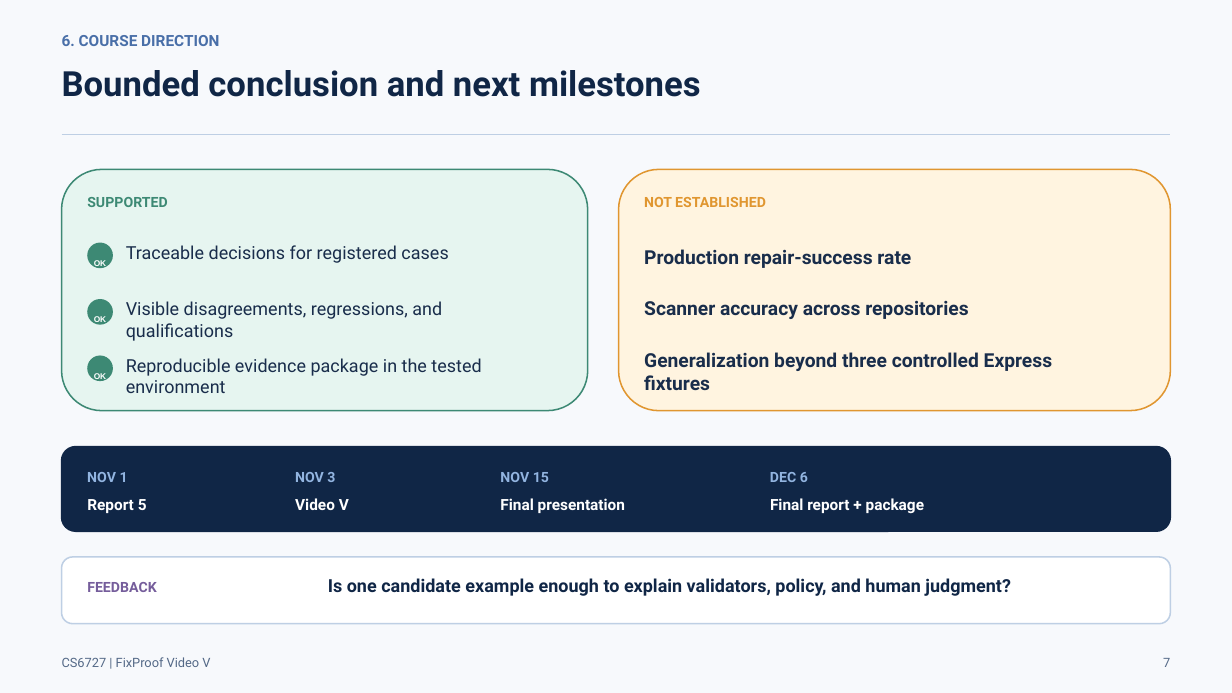
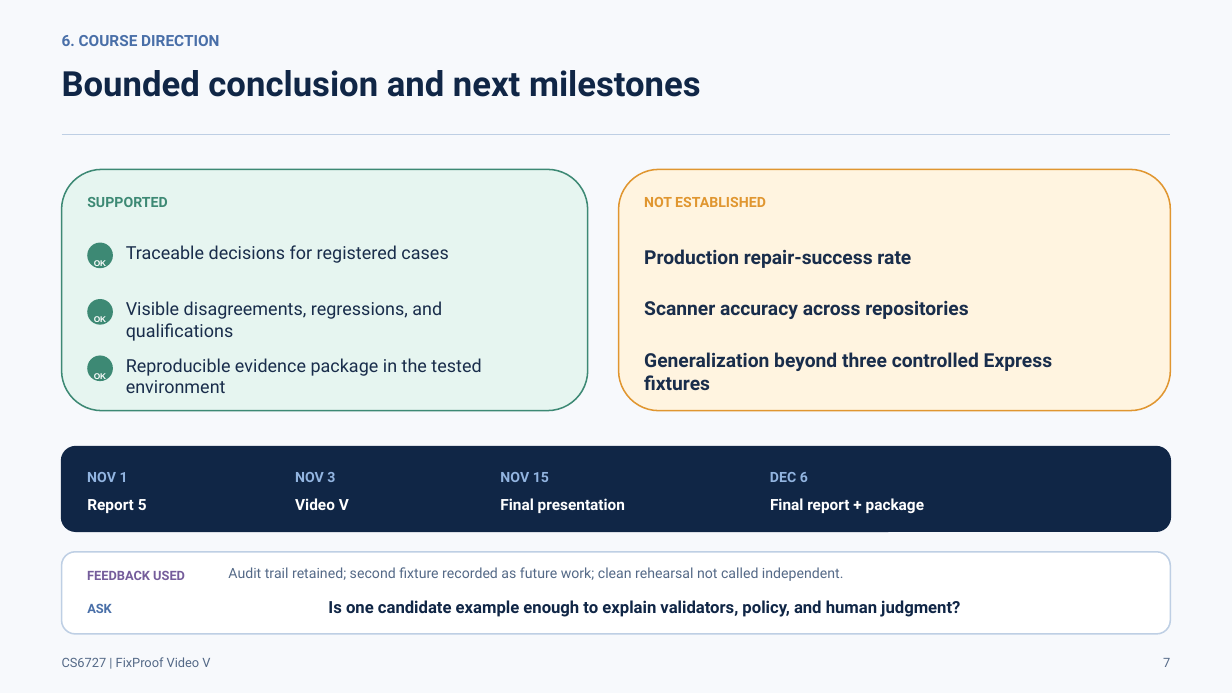
Before and after one commit to ttran97/fixproof, a slide deck: slide 7 of docs/coursework/review-2026-10-25/FixProof - Video V - Final Evidence Checkpoint.pptx. Drawn at 1232x693 pixels with LibreOffice and Linux fonts; fonts in the diff are those of the drawing. Boxes give left, top, right and bottom in pixels: in the first picture for what was removed or moved away, otherwise in the second. Text is boxed around its words. In the diff, an @@ line names an element or a change of style, - is before the commit and + after.

```diff
--- a/docs/coursework/review-2026-10-25/FixProof - Video V - Final Evidence Checkpoint.pptx
+++ b/docs/coursework/review-2026-10-25/FixProof - Video V - Final Evidence Checkpoint.pptx
@@ rounded rectangle: place and size @@
-rounded rectangle at [62,557,1171,624]
+rounded rectangle at [62,552,1171,634]
@@ text added at [228,567,844,581], 11 pt, text #546987 @@
+Audit trail retained; second fixture recorded as future work; clean rehearsal not called independent.
@@ text at [87,571,185,580]: text changed; size 11 to 10 pt @@
-FEEDBACK
+FEEDBACK USED
@@ text "Is one candidate example enough ...": place and size @@
-text "Is one candidate example enough ..." at [328,578,1011,596]
+text "Is one candidate example enough ..." at [328,600,960,617]
@@ text "Is one candidate example enough ..." at [328,600,960,617]: size 14 to 13 pt @@
@@ text added at [87,604,112,613], 10 pt, text #496FA8, bold @@
+ASK
```
Also in this commit, not shown: 15 other files.
